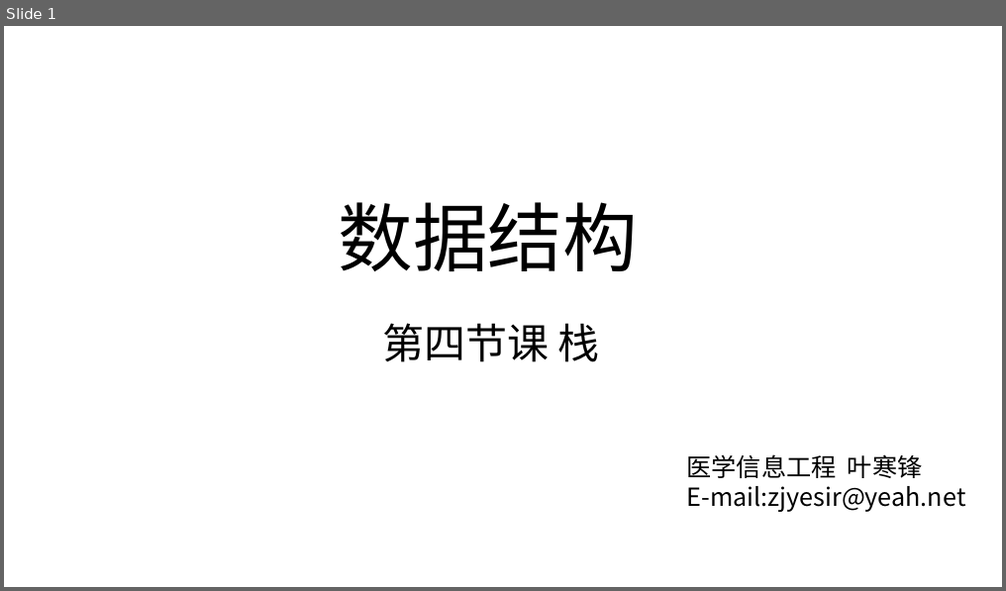
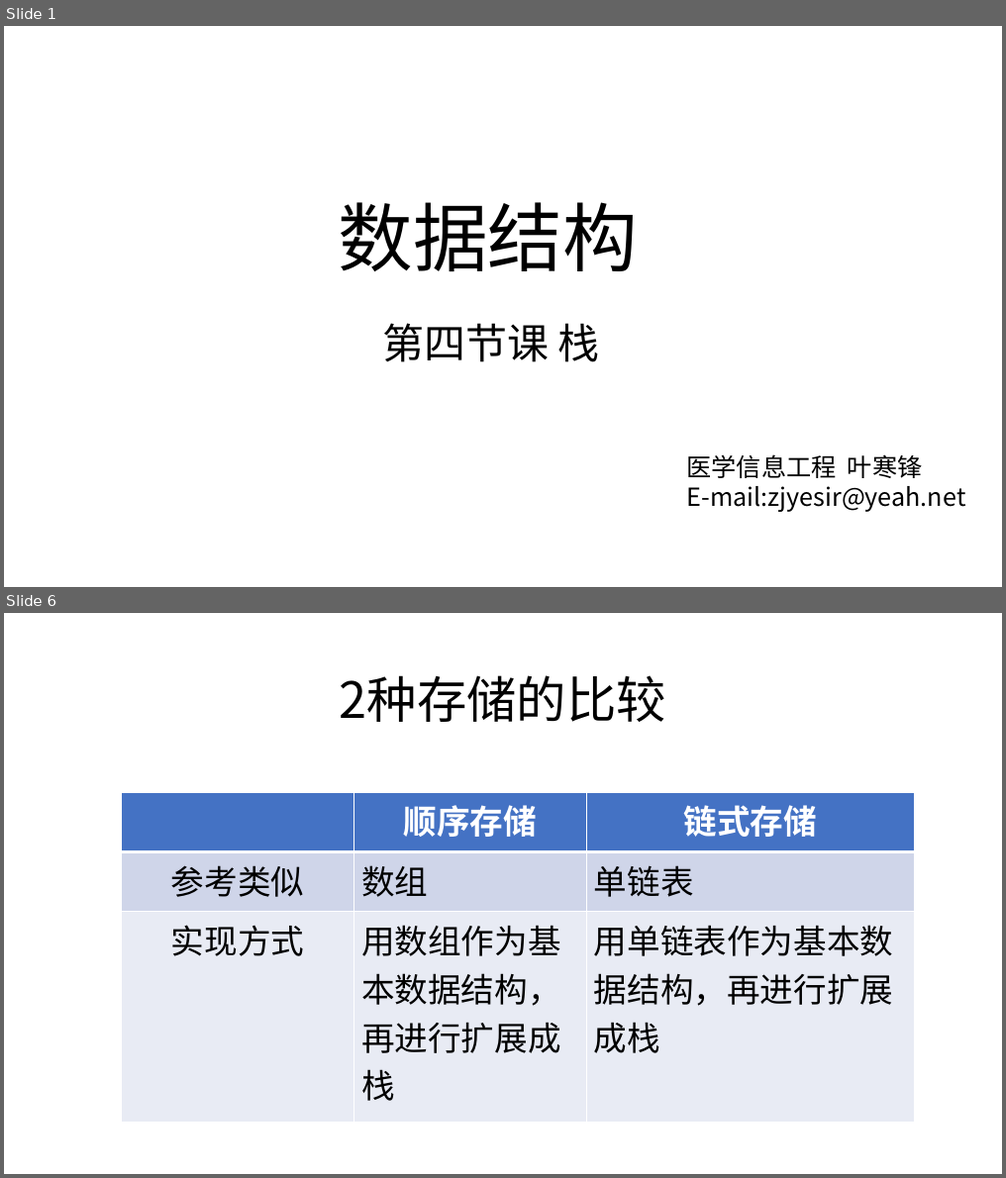
Before and after one commit to zjyesir/hmc_data_structure, a slide deck: ppt/3.1栈.pptx. Shown one above the other, each under a label of ours: slide 1 before the commit, slides 1 and 6 after it; the slides between them are not shown. The pictures are 1006x591 and 1006x1178 pixels, drawn with LibreOffice and Linux fonts; fonts in the diff are those of the drawing; background and template pictures are left out. Boxes give left, top, right and bottom in pixels: in the first picture for what was removed or moved away, otherwise in the second. Text is boxed around its words. In the diff, an @@ line names an element or a change of style, - is before the commit and + after.

```diff
--- a/ppt/3.1栈.pptx
+++ b/ppt/3.1栈.pptx
@@ slide 6 added at [4, 613, 1002, 1174], background picture (left out) @@
@@ text added at [340, 675, 666, 722], 48 pt, text #000000 @@
+2种存储的比较
@@ table added at [122, 792, 915, 1124], 3 rows, 3 columns @@
+ | 顺序存储 | 链式存储
+参考类似 | 数组 | 单链表
+实现方式 | 用数组作为基本数据结构，再进行扩展成栈 | 用单链表作为基本数据结构，再进行扩展成栈
```
Also in this commit, not shown: 5 slides changed, 18 other slides added, 4 slides removed, 11 other files.
